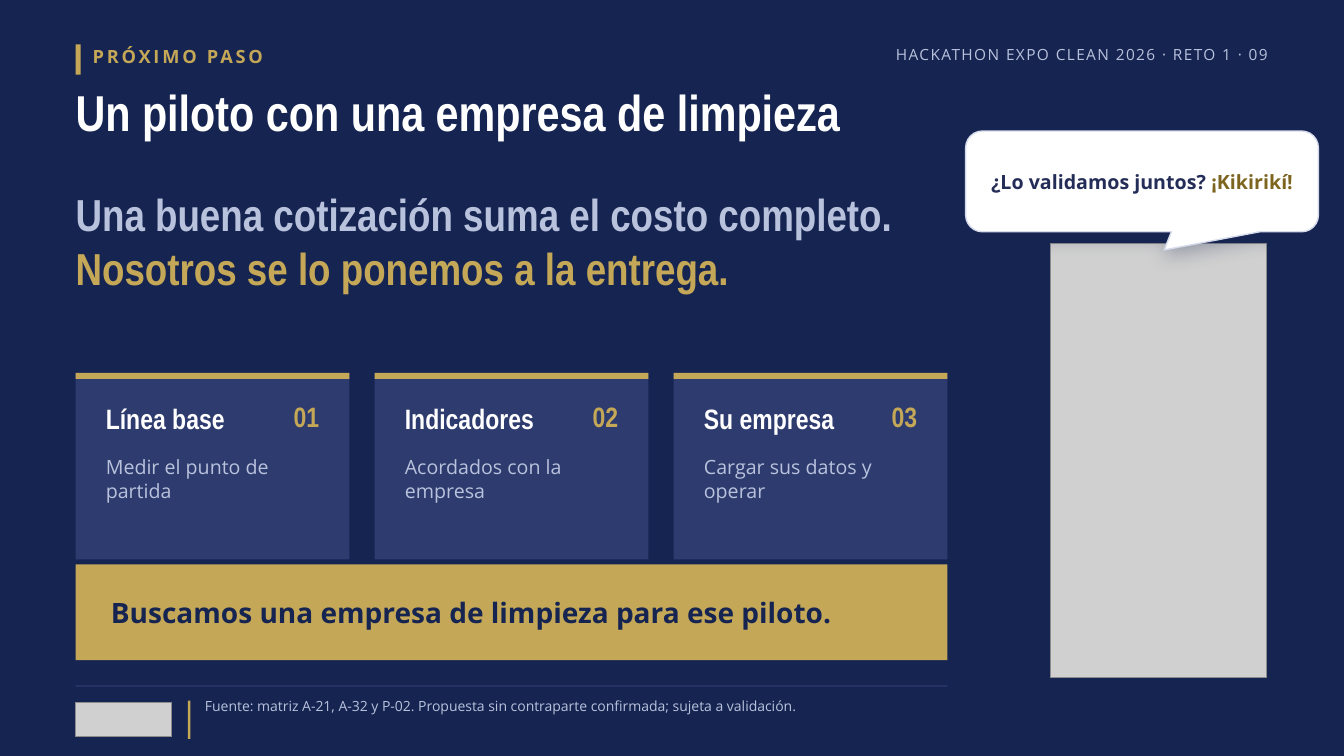
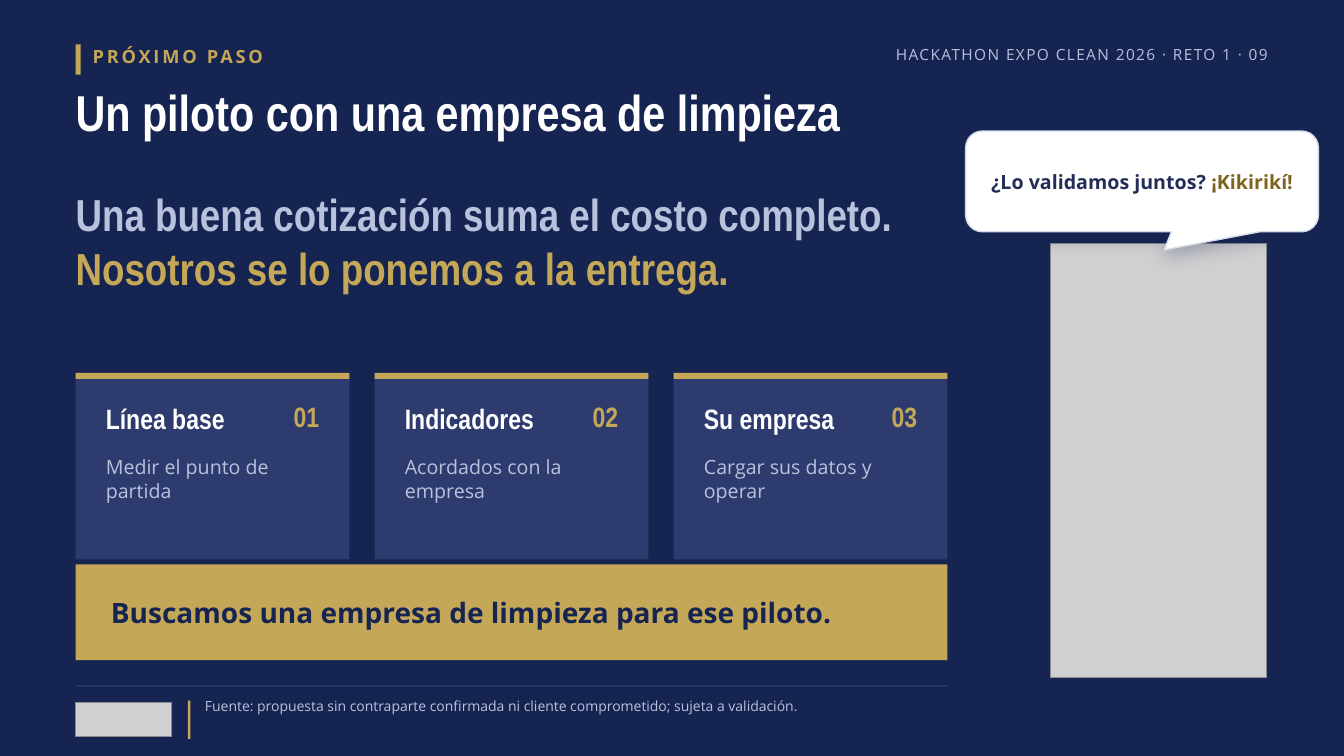
Before and after one commit to bryancito1090/istpetdev-platform, a slide deck: slide 9 of docs/specs/006-validacion-pitch-entrega/materiales/pitch-v8-revision.pptx. Drawn at 1344x756 pixels with LibreOffice and Linux fonts; fonts in the diff are those of the drawing; grey boxes stand for pictures. Boxes give left, top, right and bottom in pixels: in the first picture for what was removed or moved away, otherwise in the second. Text is boxed around its words. In the diff, an @@ line names an element or a change of style, - is before the commit and + after.

```diff
--- a/docs/specs/006-validacion-pitch-entrega/materiales/pitch-v8-revision.pptx
+++ b/docs/specs/006-validacion-pitch-entrega/materiales/pitch-v8-revision.pptx
@@ text at (x1=205, y1=700, x2=797, y2=715): text changed @@
-Fuente: matriz A-21, A-32 y P-02. Propuesta sin contraparte confirmada; sujeta a validación.
+Fuente: propuesta sin contraparte confirmada ni cliente comprometido; sujeta a validación.
```
Also in this commit, not shown: 6 other slides changed, 37 other files.
